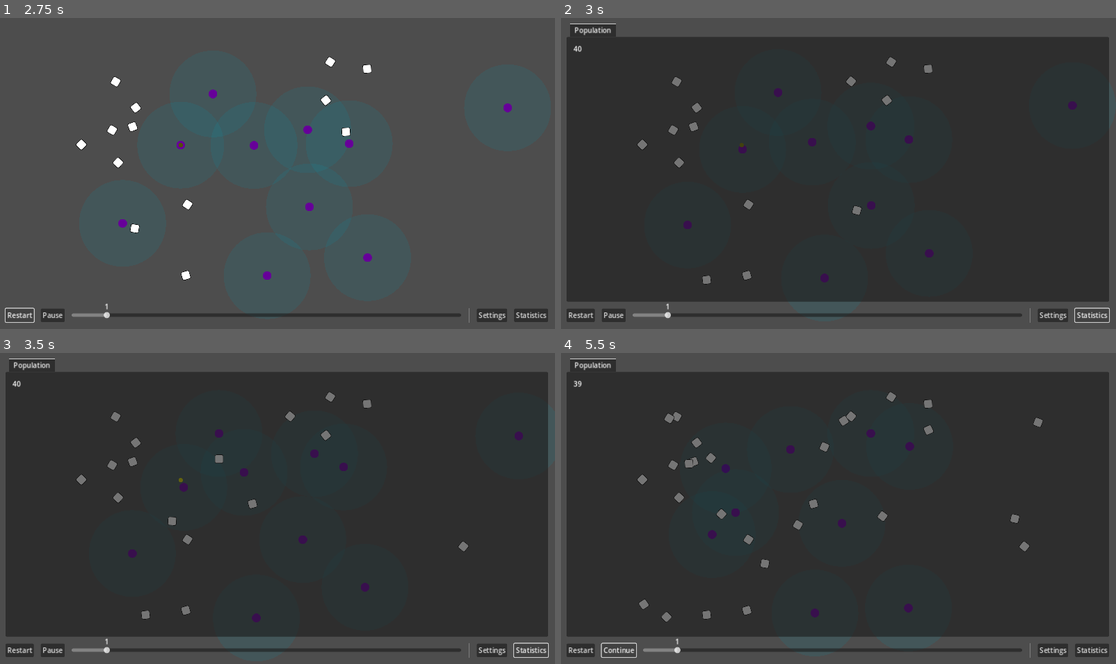
Above: before the commit, frames 1-4 (two rows, left to right).
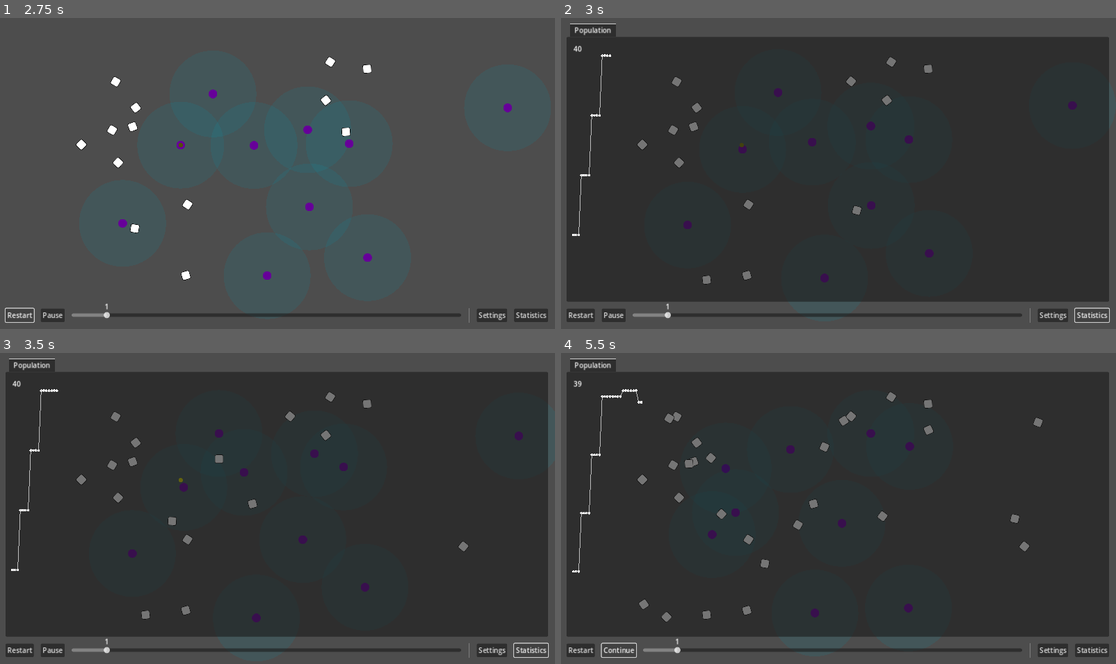
Above: after the commit, the same moments.

Repository: wivest/Natural-Selection
Game: Godot game, scene res://main.tscn
The game is run twice, just before and just after one commit, with the same random seed, the same clock (stepped at 60 frames per second) and the same inputs.
Inputs:
- Up to frame 1 (2.75 s): click "Restart" at 0.5 s; click "Restart" at 1.25 s; click "Restart" at 2 s
- Up to frame 2 (3 s): click "Statistics" at 2.75 s
- Up to frame 3 (3.5 s): no input
- Up to frame 4 (5.5 s): click "Statistics" at 3.5 s; click "Statistics" at 4.25 s; click "Pause" at 5 s

Frame 1 is identical in both runs. In frame 2, 0.1% of the frame differs, in the area x 2-10%, y 11-71%; in frame 3, 0.1%; in frame 4, 0.2%, in the area x 2-15%, y 11-71%.

Commit message:
feat: create population chart

Diff:
--- a/ui/tabs/statistics/population/chart.gd
+++ b/ui/tabs/statistics/population/chart.gd
@@ -1 +1,27 @@
 extends Control
+
+@export var step: float = 0.2
+@export var distance: float = 6
+
+var population: Array[int] = []
+
+var _previous_step: float = 0
+
+func _process(_delta):
+	var time := float(Time.get_ticks_msec()) / 1000
+	if time - _previous_step >= step:
+		_previous_step = time
+		population.append(Creature.count)
+		queue_redraw()
+
+func _draw():
+	var maximum: int = population.max()
+	var prev: Vector2
+
+	for i in range(population.size()):
+		var ratio: float = float(population[i]) / maximum
+		var pos := Vector2(i * distance, size.y * (1 - ratio))
+		if i != 0:
+			draw_line(prev, pos, Color.GRAY)
+		draw_circle(pos, 3, Color.WHITE)
+		prev = pos
